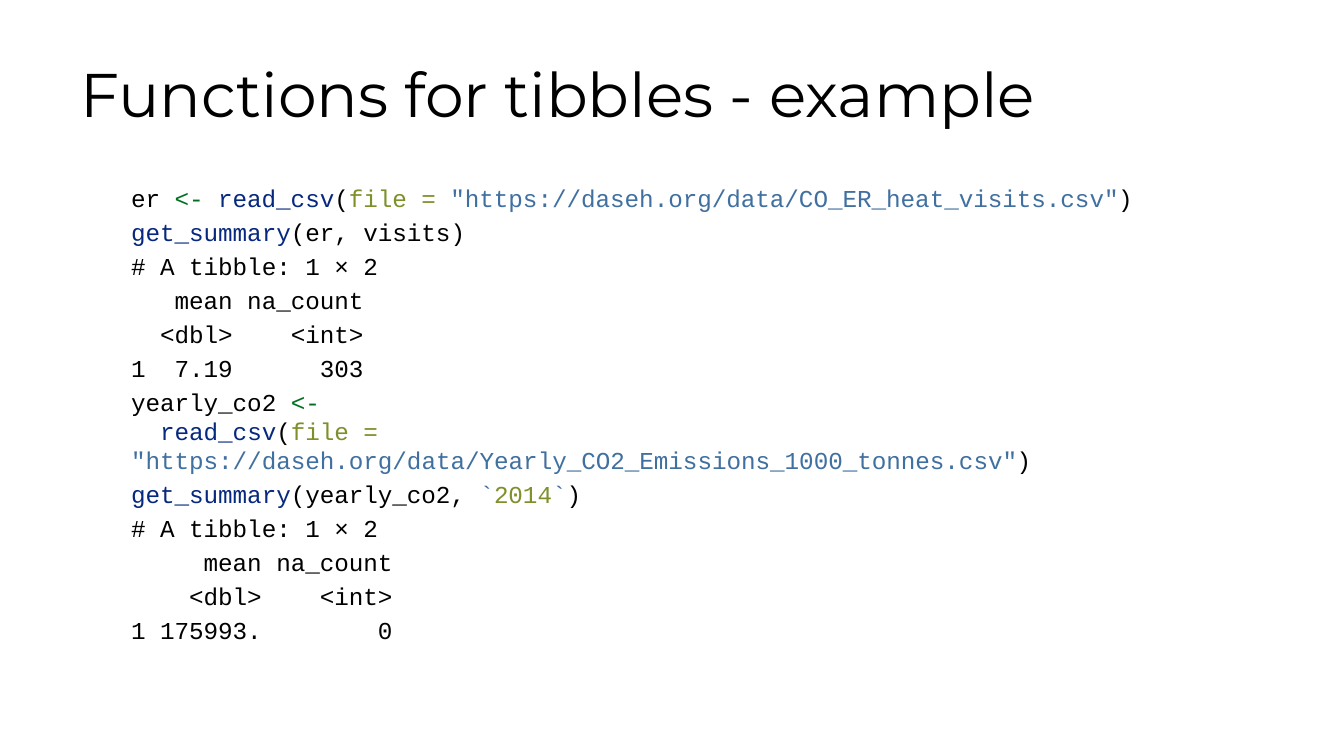
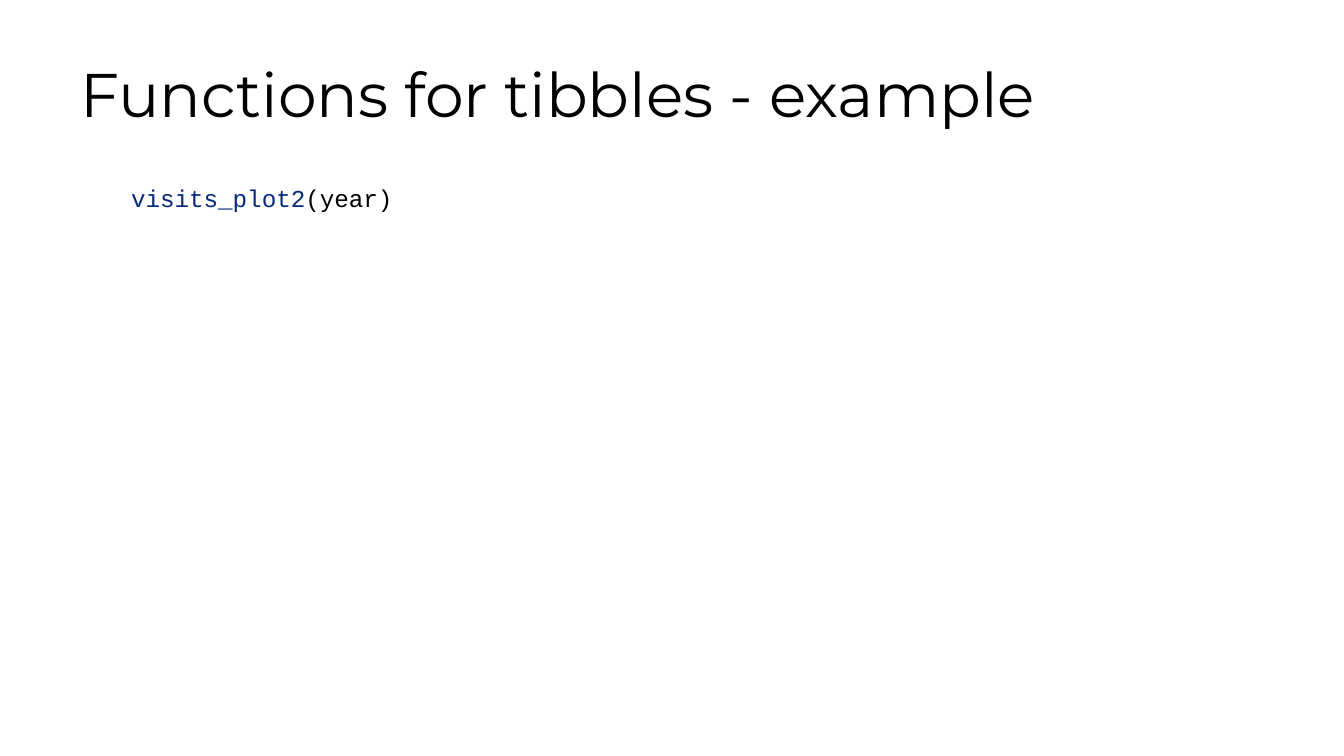
Before and after one commit to fhdsl/DaSEH, a slide deck: slide 19 of modules/Functions/Functions.pptx (slide 14 before the commit). Drawn at 1344x756 pixels with LibreOffice and Linux fonts; fonts in the diff are those of the drawing. Boxes give left, top, right and bottom in pixels: in the first picture for what was removed or moved away, otherwise in the second. Text is boxed around its words. In the diff, an @@ line names an element or a change of style, - is before the commit and + after.

```diff
--- a/modules/Functions/Functions.pptx
+++ b/modules/Functions/Functions.pptx
@@ text at [131,189,392,212]: text changed; text colour #000000 to #06287E @@
-er <- read_csv(file = "https://daseh.org/data/CO_ER_heat_visits.csv")
-get_summary(er, visits)
-# A tibble: 1 × 2
-mean na_count
-<dbl> <int>
-1 7.19 303
-yearly_co2 <-
-read_csv(file = "https://daseh.org/data/Yearly_CO2_Emissions_1000_tonnes.csv")
-get_summary(yearly_co2, `2014`)
-# A tibble: 1 × 2
-mean na_count
-<dbl> <int>
-1 175993. 0
+visits_plot2(year)
```
Also in this commit, not shown: 9 other slides changed, 10 slides added, 4 slides removed, 8 other files.
